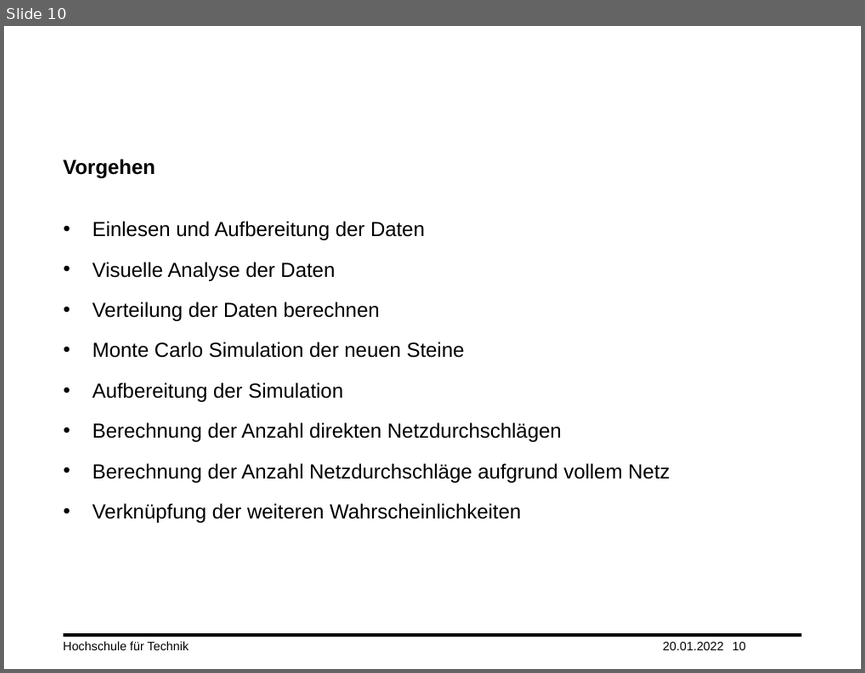
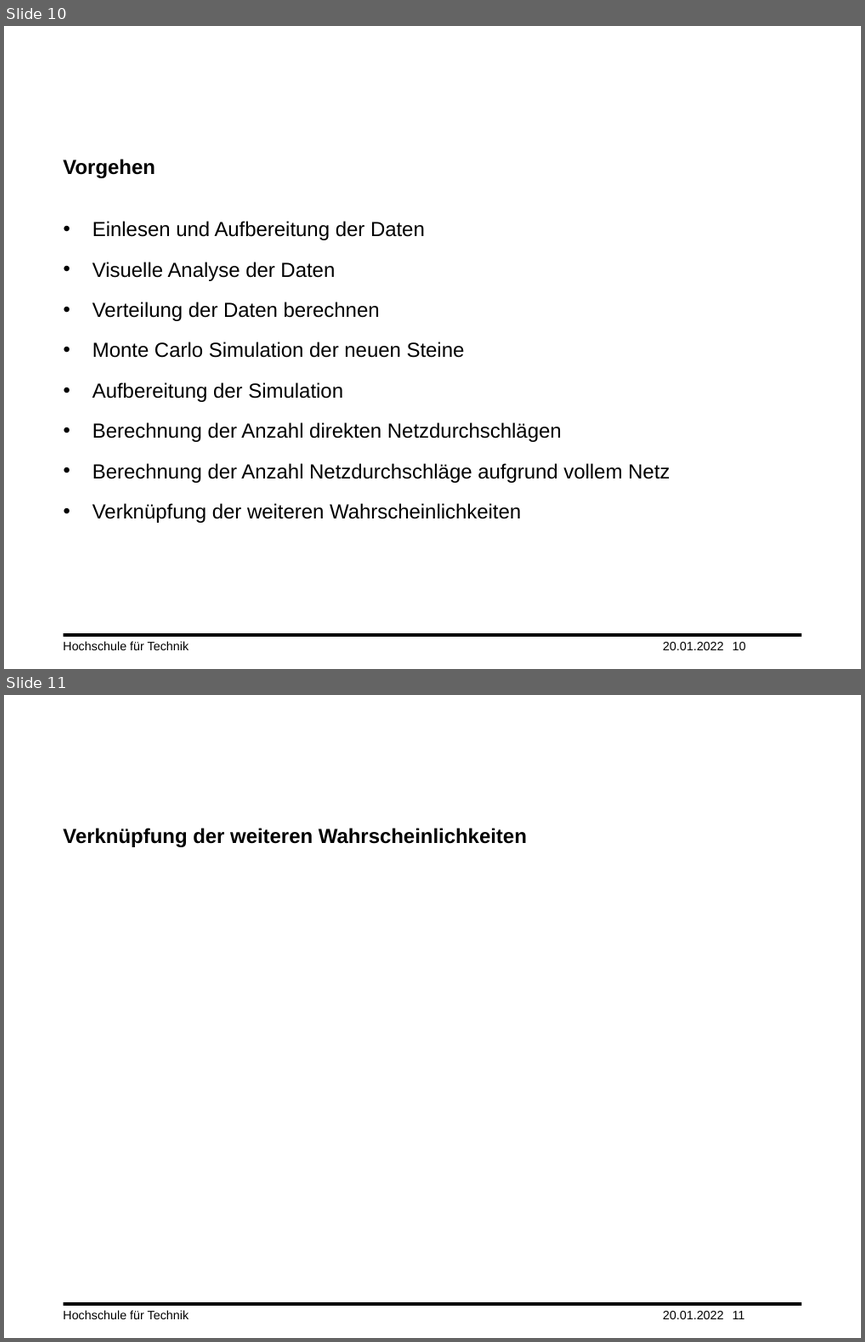
Before and after one commit to tmandelz/Steinschlag-Wahrscheinlichkeit, a slide deck: Präsentation/Vorgehen.pptx. Shown one above the other, each under a label of ours: slide 10 before the commit, slides 10 and 11 after it. The pictures are 865x673 and 865x1342 pixels, drawn with LibreOffice and Linux fonts; fonts in the diff are those of the drawing; grey boxes stand for pictures; background and template pictures are left out. Boxes give left, top, right and bottom in pixels: in the first picture for what was removed or moved away, otherwise in the second. Text is boxed around its words. In the diff, an @@ line names an element or a change of style, - is before the commit and + after.

```diff
--- a/Präsentation/Vorgehen.pptx
+++ b/Präsentation/Vorgehen.pptx
@@ slide 11 added at (4, 695, 861, 1338), background #FFFFFF; not listed: 1 template element that a slide beside it also shows @@
@@ title added at (63, 828, 527, 847), 18.9 pt, text #000000, bold @@
+Verknüpfung der weiteren Wahrscheinlichkeiten
@@ text added at (63, 1310, 189, 1319), 11.3 pt, text #000000 @@
+Hochschule für Technik
@@ text added at (663, 1310, 724, 1319), 11.3 pt, text #000000 @@
+20.01.2022
@@ page number added at (732, 1310, 745, 1319), 11.3 pt, text #000000 @@
+11
```
Also in this commit, not shown: 5 other slides added, 1 slide removed.
